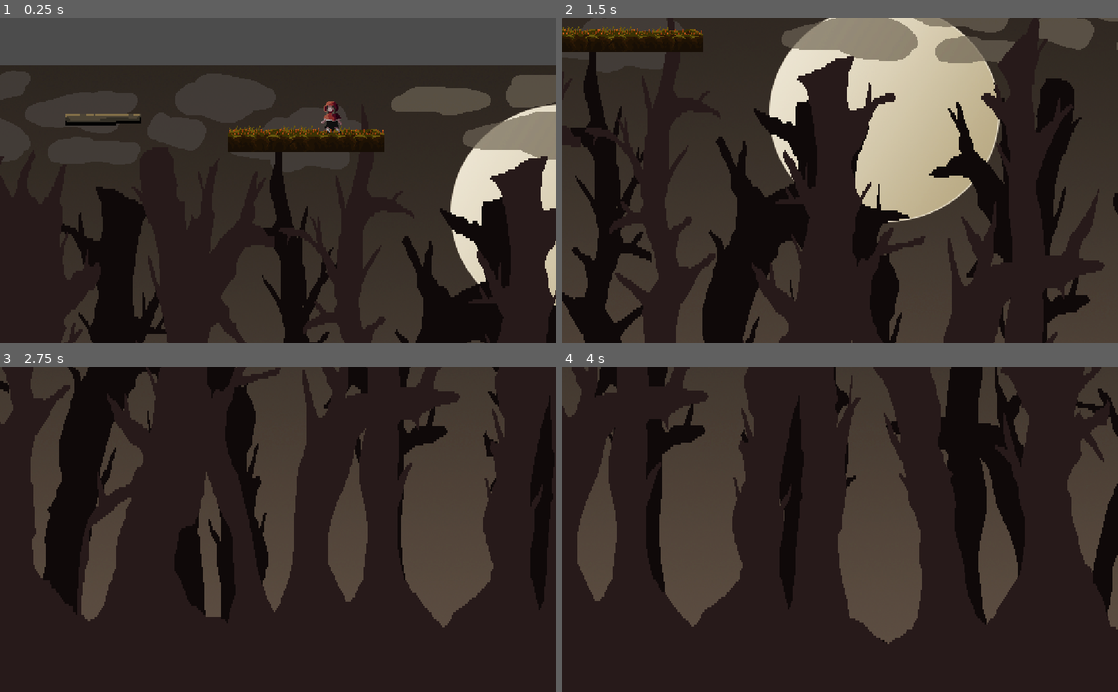
Above: before the commit, frames 1-4 (two rows, left to right).
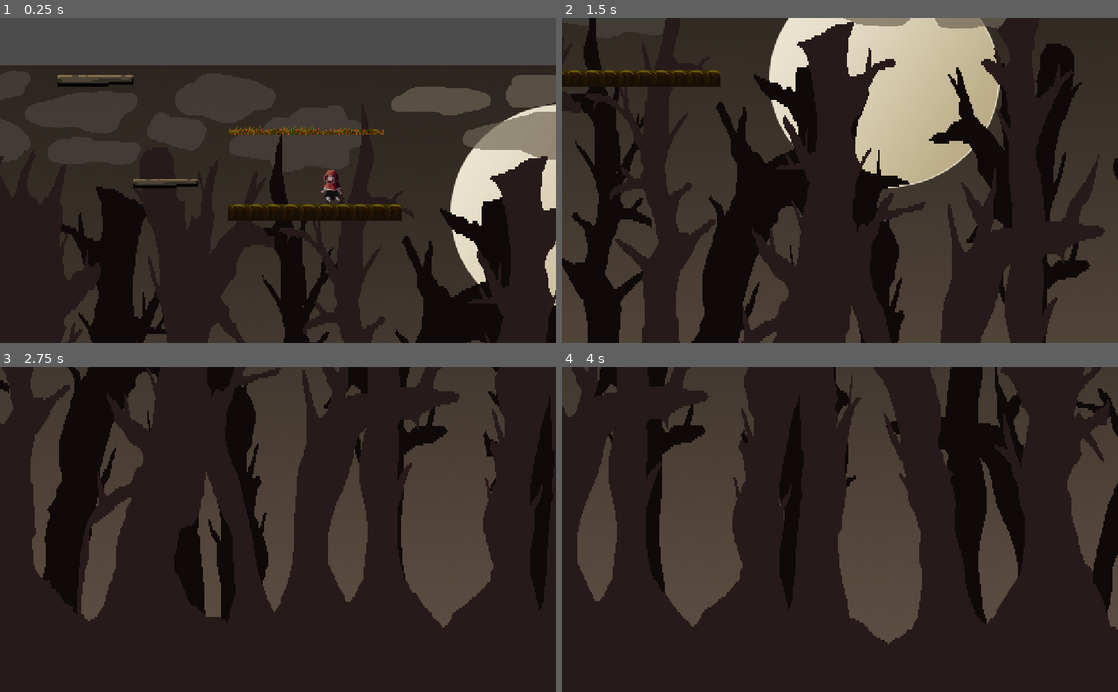
Above: after the commit, the same moments.

Repository: Beretta350/Psychomachia
Game: Godot game, scene res://Scenes/Levels/Gluttony.tscn
Two runs of this game, one before a commit and one after it. Both use one fixed random seed, a clock stepped at 60 frames per second and the inputs below. This scene is started directly instead of the project's main scene.
Inputs (mouse positions are in pixels of both pictures, inside the frame that each line leads up to):
- Up to frame 1 (0.25 s): no input
- Up to frame 2 (1.5 s): tap Enter (ui_accept) at 0.5, 0.77 s; move the mouse to (962, 164) at 0.52 s; hold C (slide) 0.53-1.28 s; hold Right (ui_right) from 0.53 s (still down); move the mouse to (728, 196) at 1.27 s; tap 2 (bow) at 1.35 s
- Up to frame 3 (2.75 s): tap Enter (ui_accept) at 1.52 s; tap C (slide) at 1.55, 2.3 s; move the mouse to (333, 458) at 2.02 s; release Right (ui_right) at 2.03 s; hold Left (ui_left) from 2.03 s (still down); hold Shift (climb) from 2.03 s (still down)
- Up to frame 4 (4 s): move the mouse to (812, 594) at 2.77 s; release Left (ui_left) at 2.78 s; release Shift (climb) at 2.78 s; hold Right (ui_right) from 2.78 s (still down); tap E (dash) at 2.85 s; tap Enter (ui_accept) at 3.02, 3.77 s; tap C (slide) at 3.05, 3.8 s; move the mouse to (1006, 578) at 3.52 s; hold H (heal) from 3.53 s (still down)

The runs differ from the first frame. In frame 1, 3.6% of the frame differs, in the area x 10-73%, y 17-63%; in frame 2, 29%, in the area x 0-100%, y 0-100%; in frame 3, less than 0.1%; in frame 4, nothing differs.

Commit message:
added moving platform

Diff:
--- a/Scenes/Falling Platform/falling_platform.gd
+++ b/Scenes/Falling Platform/falling_platform.gd
@@ -35,8 +35,6 @@
 	set_physics_process(true)
 	timer.start(reset_time)
 
-# Called when the node enters the scene tree for the first time.
-
 
 func _on_ResetTimer_timeout():
 	set_physics_process(false)
--- a/Scenes/Falling Platform/falling_platform.tscn
+++ b/Scenes/Falling Platform/falling_platform.tscn
@@ -27,6 +27,7 @@
 [node name="CollisionShape2D" type="CollisionShape2D" parent="."]
 position = Vector2( 2.00226, 1.66855 )
 shape = SubResource( 1 )
+one_way_collision = true
 
 [node name="ResetTimer" type="Timer" parent="."]
 one_shot = true
--- a/Scenes/Levels/Gluttony.tscn
+++ b/Scenes/Levels/Gluttony.tscn
@@ -6,6 +6,7 @@
 [ext_resource path="res://Sprites/Scenario/Gluttony/env_ground.png" type="Texture" id=4]
 [ext_resource path="res://Sprites/Scenario/Gluttony/bgrd_tree2.png" type="Texture" id=5]
 [ext_resource path="res://Scenes/Falling Platform/falling_platform.tscn" type="PackedScene" id=6]
+[ext_resource path="res://Scenes/Moving Platform/moving_platform.tscn" type="PackedScene" id=7]
 
 [sub_resource type="ConvexPolygonShape2D" id=1]
 points = PoolVector2Array( 0, 0, 16, 0, 16, 16, 0, 16 )
@@ -199,7 +200,7 @@
 tile_set = SubResource( 14 )
 cell_size = Vector2( 16, 16 )
 format = 1
-tile_data = PoolIntArray( 262263, 0, 5, 262264, 0, 7, 262265, 0, 4, 262266, 0, 2, 262267, 0, 3, 262268, 0, 1, 262269, 0, 5, 262270, 0, 4, 262271, 0, 5 )
+tile_data = PoolIntArray( 524407, 0, 0, 524408, 0, 0, 524409, 0, 0, 524410, 0, 0, 524411, 0, 0, 524412, 0, 0, 524413, 0, 0, 524414, 0, 0, 524415, 0, 0, 524416, 0, 0 )
 
 [node name="Background TM" type="TileMap" parent="."]
 z_index = -2
@@ -267,4 +268,7 @@
 [node name="NPCs" type="Node2D" parent="."]
 
 [node name="falling_platform" parent="." instance=ExtResource( 6 )]
-position = Vector2( 1787, 48.8245 )
+position = Vector2( 1780, 12.8245 )
+
+[node name="KinematicBody2D" parent="." instance=ExtResource( 7 )]
+position = Vector2( 1869.85, 107.959 )
--- a/Scenes/Levels/Lust.tscn
+++ b/Scenes/Levels/Lust.tscn
@@ -16,73 +16,73 @@
 [ext_resource path="res://Scenes/Water/Water.tscn" type="PackedScene" id=14]
 [ext_resource path="res://Scenes/Water/Splash.tscn" type="PackedScene" id=15]
 
+[sub_resource type="ConvexPolygonShape2D" id=1]
+points = PoolVector2Array( 16, 16, 0, 16, 0, 0, 16, 0 )
+
+[sub_resource type="ConvexPolygonShape2D" id=2]
+points = PoolVector2Array( 16, 16, 0, 16, 0, 0, 16, 0 )
+
+[sub_resource type="ConvexPolygonShape2D" id=3]
+points = PoolVector2Array( 16, 16, 0, 16, 0, 0, 16, 0 )
+
+[sub_resource type="ConvexPolygonShape2D" id=4]
+points = PoolVector2Array( 16, 16, 0, 16, 0, 0, 16, 0 )
+
+[sub_resource type="ConvexPolygonShape2D" id=5]
+points = PoolVector2Array( 16, 16, 0, 16, 0, 0, 16, 0 )
+
+[sub_resource type="ConvexPolygonShape2D" id=6]
+points = PoolVector2Array( -32, 16, -48, 16, -48, 0, -32, 0 )
+
+[sub_resource type="ConvexPolygonShape2D" id=7]
+points = PoolVector2Array( 16, 16, 0, 16, 0, 0, 16, 0 )
+
+[sub_resource type="ConvexPolygonShape2D" id=8]
+points = PoolVector2Array( 16, 16, 0, 16, 0, 0, 16, 0 )
+
+[sub_resource type="ConvexPolygonShape2D" id=9]
+points = PoolVector2Array( 16, 0, 16, 16, 0, 16, 16, 0 )
+
+[sub_resource type="ConvexPolygonShape2D" id=10]
+points = PoolVector2Array( 16, 16, 0, 16, 0, 0, 16, 0 )
+
+[sub_resource type="ConvexPolygonShape2D" id=11]
+points = PoolVector2Array( 16, 16, 0, 16, 0, 0, 16, 0 )
+
+[sub_resource type="ConvexPolygonShape2D" id=12]
+points = PoolVector2Array( 16, 16, 0, 16, 0, 0, 16, 0 )
+
+[sub_resource type="ConvexPolygonShape2D" id=13]
+points = PoolVector2Array( 16, 16, 0, 16, 0, 0, 16, 0 )
+
+[sub_resource type="ConvexPolygonShape2D" id=14]
+points = PoolVector2Array( 0, 0, 16, 16, 0, 16 )
+
+[sub_resource type="ConvexPolygonShape2D" id=15]
+points = PoolVector2Array( 16, 16, 0, 16, 0, 0, 16, 0 )
+
+[sub_resource type="ConvexPolygonShape2D" id=16]
+points = PoolVector2Array( 16, 16, 0, 16, 0, 0, 16, 0 )
+
+[sub_resource type="ConvexPolygonShape2D" id=17]
+points = PoolVector2Array( 16, 16, 0, 16, 0, 0, 16, 0 )
+
 [sub_resource type="ConvexPolygonShape2D" id=18]
 points = PoolVector2Array( 16, 16, 0, 16, 0, 0, 16, 0 )
 
 [sub_resource type="ConvexPolygonShape2D" id=19]
-points = PoolVector2Array( 16, 16, 0, 16, 0, 0, 16, 0 )
-
-[sub_resource type="ConvexPolygonShape2D" id=25]
-points = PoolVector2Array( 16, 16, 0, 16, 0, 0, 16, 0 )
-
-[sub_resource type="ConvexPolygonShape2D" id=26]
-points = PoolVector2Array( 16, 16, 0, 16, 0, 0, 16, 0 )
-
-[sub_resource type="ConvexPolygonShape2D" id=27]
-points = PoolVector2Array( 16, 16, 0, 16, 0, 0, 16, 0 )
+points = PoolVector2Array( 0, 16, 0, 0, 8, 8, 16, 16 )
 
 [sub_resource type="ConvexPolygonShape2D" id=20]
-points = PoolVector2Array( -32, 16, -48, 16, -48, 0, -32, 0 )
+points = PoolVector2Array( 0, 16, 0, 16, 8, 8, 16, 0, 16, 16 )
 
 [sub_resource type="ConvexPolygonShape2D" id=21]
-points = PoolVector2Array( 16, 16, 0, 16, 0, 0, 16, 0 )
+points = PoolVector2Array( 8, 0, 16, 8, 16, 16, 0, 16, 0, 0 )
 
 [sub_resource type="ConvexPolygonShape2D" id=22]
-points = PoolVector2Array( 16, 16, 0, 16, 0, 0, 16, 0 )
-
-[sub_resource type="ConvexPolygonShape2D" id=23]
-points = PoolVector2Array( 16, 0, 16, 16, 0, 16, 16, 0 )
-
-[sub_resource type="ConvexPolygonShape2D" id=1]
-points = PoolVector2Array( 16, 16, 0, 16, 0, 0, 16, 0 )
-
-[sub_resource type="ConvexPolygonShape2D" id=2]
-points = PoolVector2Array( 16, 16, 0, 16, 0, 0, 16, 0 )
-
-[sub_resource type="ConvexPolygonShape2D" id=3]
-points = PoolVector2Array( 16, 16, 0, 16, 0, 0, 16, 0 )
-
-[sub_resource type="ConvexPolygonShape2D" id=4]
-points = PoolVector2Array( 16, 16, 0, 16, 0, 0, 16, 0 )
-
-[sub_resource type="ConvexPolygonShape2D" id=24]
-points = PoolVector2Array( 0, 0, 16, 16, 0, 16 )
-
-[sub_resource type="ConvexPolygonShape2D" id=5]
-points = PoolVector2Array( 16, 16, 0, 16, 0, 0, 16, 0 )
-
-[sub_resource type="ConvexPolygonShape2D" id=6]
-points = PoolVector2Array( 16, 16, 0, 16, 0, 0, 16, 0 )
-
-[sub_resource type="ConvexPolygonShape2D" id=7]
-points = PoolVector2Array( 16, 16, 0, 16, 0, 0, 16, 0 )
-
-[sub_resource type="ConvexPolygonShape2D" id=8]
-points = PoolVector2Array( 16, 16, 0, 16, 0, 0, 16, 0 )
-
-[sub_resource type="ConvexPolygonShape2D" id=9]
-points = PoolVector2Array( 0, 16, 0, 0, 8, 8, 16, 16 )
-
-[sub_resource type="ConvexPolygonShape2D" id=10]
-points = PoolVector2Array( 0, 16, 0, 16, 8, 8, 16, 0, 16, 16 )
-
-[sub_resource type="ConvexPolygonShape2D" id=16]
-points = PoolVector2Array( 8, 0, 16, 8, 16, 16, 0, 16, 0, 0 )
-
-[sub_resource type="ConvexPolygonShape2D" id=17]
 points = PoolVector2Array( 0, 8, 8, 0, 16, 0, 16, 16, 0, 16 )
 
-[sub_resource type="TileSet" id=11]
+[sub_resource type="TileSet" id=23]
 1/name = "texture"
 1/texture = ExtResource( 10 )
 1/tex_offset = Vector2( 0, 0 )
@@ -587,8 +587,8 @@
 
 [node name="Minus" type="AnimatedSprite" parent="NPCs"]
 position = Vector2( 1806.04, 74.7562 )
-frames = SubResource( 15 )
-frame = 6
+frames = SubResource( 27 )
+frame = 1
 playing = true
 
 [node name="Splash" parent="." instance=ExtResource( 15 )]
--- /dev/null
+++ b/Scenes/Moving Platform/moving_platform.gd
@@ -0,0 +1,29 @@
+extends KinematicBody2D
+
+onready var timer = $MovingTimer
+onready var animation_player=$AnimationPlayer
+
+onready var reset_position = global_position
+
+var velocity = Vector2(-100,0)
+
+
+var is_movingLeft=true
+
+export var reset_time : float = 3.0
+
+func _ready():
+	pass
+
+func _physics_process(delta):
+	move_and_slide(velocity, Vector2.UP, true)
+	for i in range(get_slide_count()):
+		var collision = get_slide_collision(i)
+		if(get_slide_collision(i).collider.get_name().find("Player") != -1):
+			collision.collider.move_and_slide(velocity, Vector2.UP, true)
+# Declare member variables here. Examples:
+# var a = 2
+# var b = "text"
+
+func _on_MovingTimer_timeout():
+		velocity.x = -velocity.x
--- /dev/null
+++ b/Scenes/Moving Platform/moving_platform.tscn
@@ -0,0 +1,26 @@
+[gd_scene load_steps=4 format=2]
+
+[ext_resource path="res://Scenes/Moving Platform/moving_platform.gd" type="Script" id=1]
+[ext_resource path="res://Scenes/Falling Platform/castle_env.png" type="Texture" id=2]
+
+[sub_resource type="RectangleShape2D" id=1]
+extents = Vector2( 31.6471, 5.01242 )
+
+[node name="moving_platform" type="Node2D"]
+
+[node name="Node2D" type="KinematicBody2D" parent="."]
+script = ExtResource( 1 )
+
+[node name="CollisionShape2D" type="CollisionShape2D" parent="Node2D"]
+position = Vector2( 2.66969, 1.33484 )
+shape = SubResource( 1 )
+
+[node name="MovingTimer" type="Timer" parent="Node2D"]
+wait_time = 3.0
+autostart = true
+
+[node name="Sprite" type="Sprite" parent="Node2D"]
+position = Vector2( 0, 0.166855 )
+scale = Vector2( 1.23556, 1.19562 )
+texture = ExtResource( 2 )
+[connection signal="timeout" from="Node2D/MovingTimer" to="Node2D" method="_on_MovingTimer_timeout"]
Not shown: 1 places in Scenes/Levels/Gluttony.tscn that only renumber resources
Not shown: 16 places in Scenes/Levels/Lust.tscn that only renumber resources
